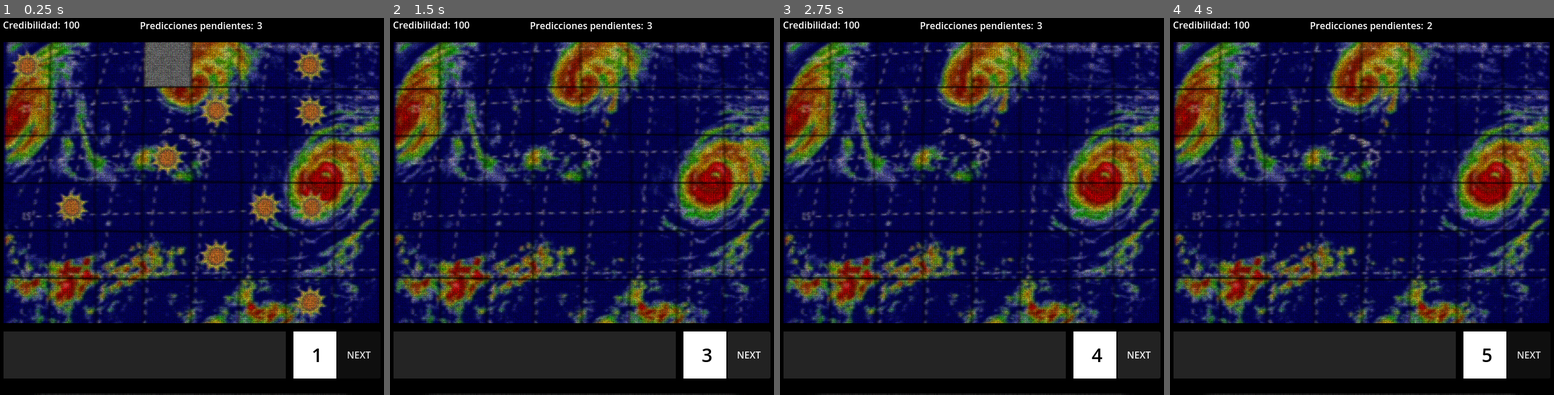
Above: before the commit, frames 1-4 (left to right).
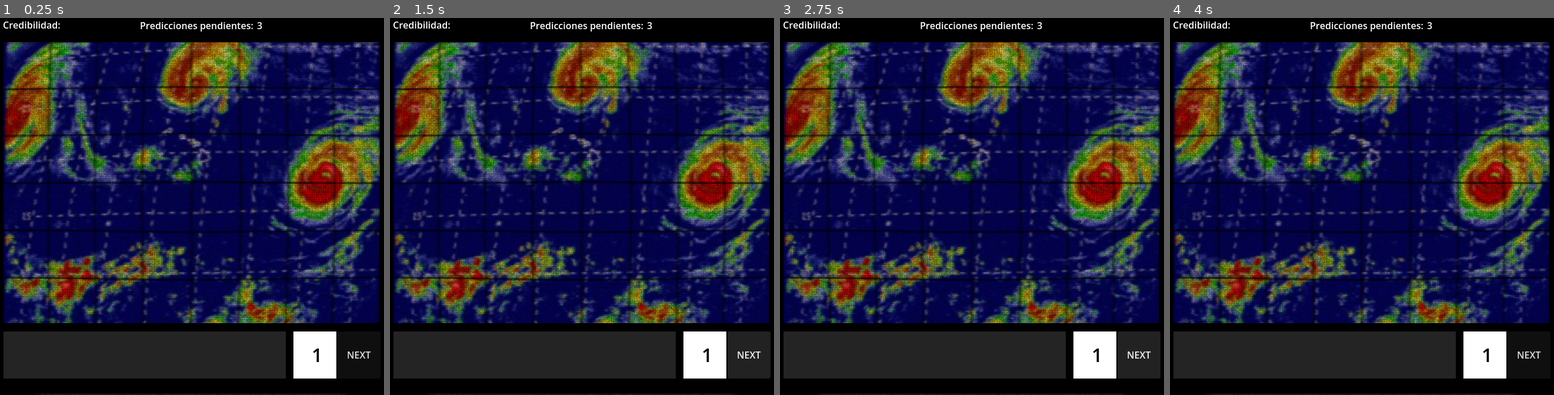
Above: after the commit, the same moments.

Repository: luciacastro2/meteo
Game: Godot game, scene res://scenes/main.tscn
The game is run twice, just before and just after one commit, with the same random seed, the same clock (stepped at 60 frames per second) and the same inputs.
Inputs (mouse positions are in pixels of both pictures, inside the frame that each line leads up to):
- Up to frame 1 (0.25 s): no input
- Up to frame 2 (1.5 s): click "NEXT" at 0.5 s; click "NEXT" at 1.25 s
- Up to frame 3 (2.75 s): click "NEXT" at 2 s
- Up to frame 4 (4 s): tap Enter at 2.75 s; move the mouse to (1315, 353) at 2.77 s; click (1315, 353) at 2.92 s; move the mouse to (1362, 183) at 3.52 s; click (1362, 183) at 3.67 s

The runs differ from the first frame. In frame 1, 5.9% of the frame differs, in the area x 2-86%, y 0-80%; in frame 2, less than 0.1%; in frame 3, less than 0.1%; in frame 4, 0.1%.
Error after the commit: Parse Error: Expected closing "}" after dictionary elements. (res://scenes/weather_simulator.gd:12)

Commit message:
Actualizacion

Diff:
--- a/scenes/weather_simulator.gd
+++ b/scenes/weather_simulator.gd
@@ -7,10 +7,11 @@
 const OFFSET_Y := 60
 
 var weights = {
-	Global.States.CLEAR: 70,
-	Global.States.SUN: 20,
-	Global.States.CLOUD: 15,
-	Global.States.RAIN: 10,
+	Global.States.CLEAR: 60,
+	Global.States.SUN: 10,
+	Global.States.PARTLY_CLOUD:10
+	Global.States.CLOUD: 10,
+	Global.States.RAIN: 5,
 	Global.States.STORM: 5,
 }
 
